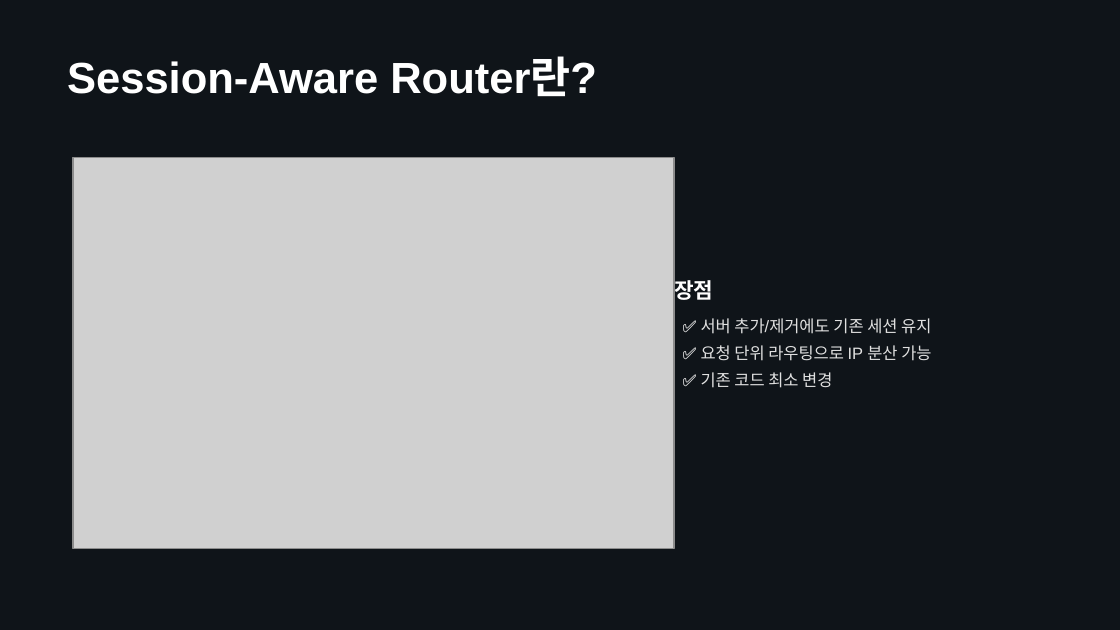
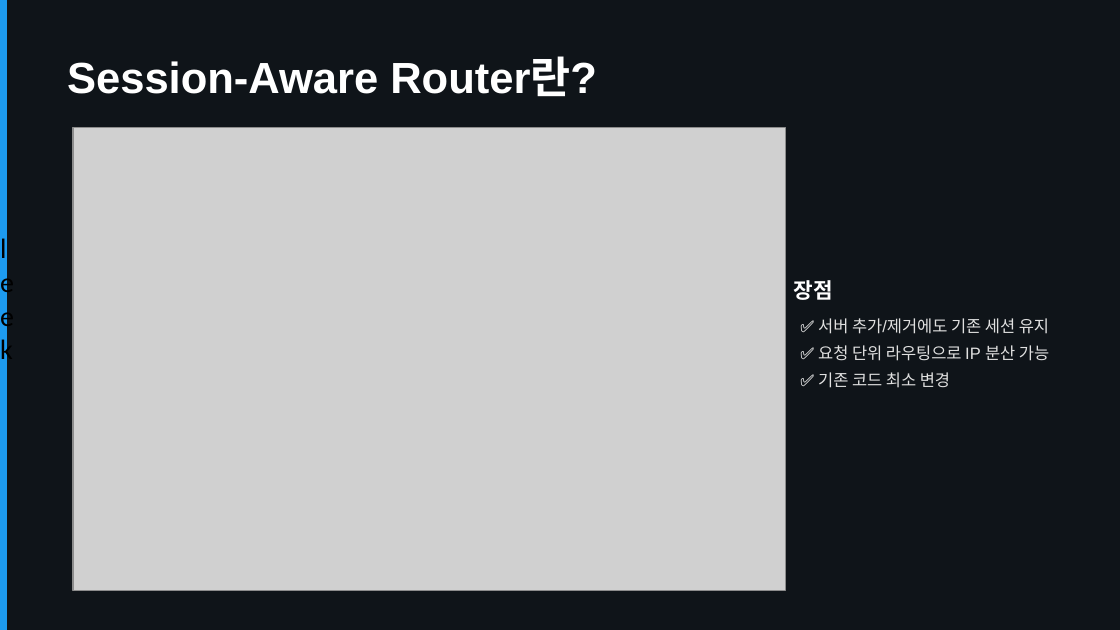
Before and after one commit to hsnyus-09/ts-backend-meetup, a slide deck: slide 16 of public/2601/session3.pptx (slide 15 before the commit). Drawn at 1120x630 pixels with LibreOffice and Linux fonts; fonts in the diff are those of the drawing; grey boxes stand for pictures. Boxes give left, top, right and bottom in pixels: in the first picture for what was removed or moved away, otherwise in the second. Text is boxed around its words. In the diff, an @@ line names an element or a change of style, - is before the commit and + after.

Commit message:
파일 수정 및 pptx 파일 추가

```diff
--- a/public/2601/session3.pptx
+++ b/public/2601/session3.pptx
@@ rectangle added at <box>0,0,7,629</box>, fill #1D9BF0, 18 pt, text #000000 @@
+leek
@@ picture: place and size @@
-picture at <box>73,158,674,549</box>
+picture at <box>73,128,785,591</box>
@@ text "장점" rewrapped from <box>674,277,713,304</box> to <box>794,280,833,300</box> @@
@@ text "✅ 서버 추가/제거에도 기존 세션 ...": place and size @@
-text "✅ 서버 추가/제거에도 기존 세션 ..." at <box>701,318,931,334</box>
+text "✅ 서버 추가/제거에도 기존 세션 ..." at <box>818,318,1049,334</box>
@@ text "✅ 요청 단위 라우팅으로 IP ...": place and size @@
-text "✅ 요청 단위 라우팅으로 IP ..." at <box>701,345,931,361</box>
+text "✅ 요청 단위 라우팅으로 IP ..." at <box>818,345,1049,361</box>
@@ text "✅ 기존 코드 최소 변경": place and size @@
-text "✅ 기존 코드 최소 변경" at <box>701,372,832,388</box>
+text "✅ 기존 코드 최소 변경" at <box>818,372,950,388</box>
```
Also in this commit, not shown: 7 other slides changed, 3 slides added, 2 slides removed, 1 other file.
